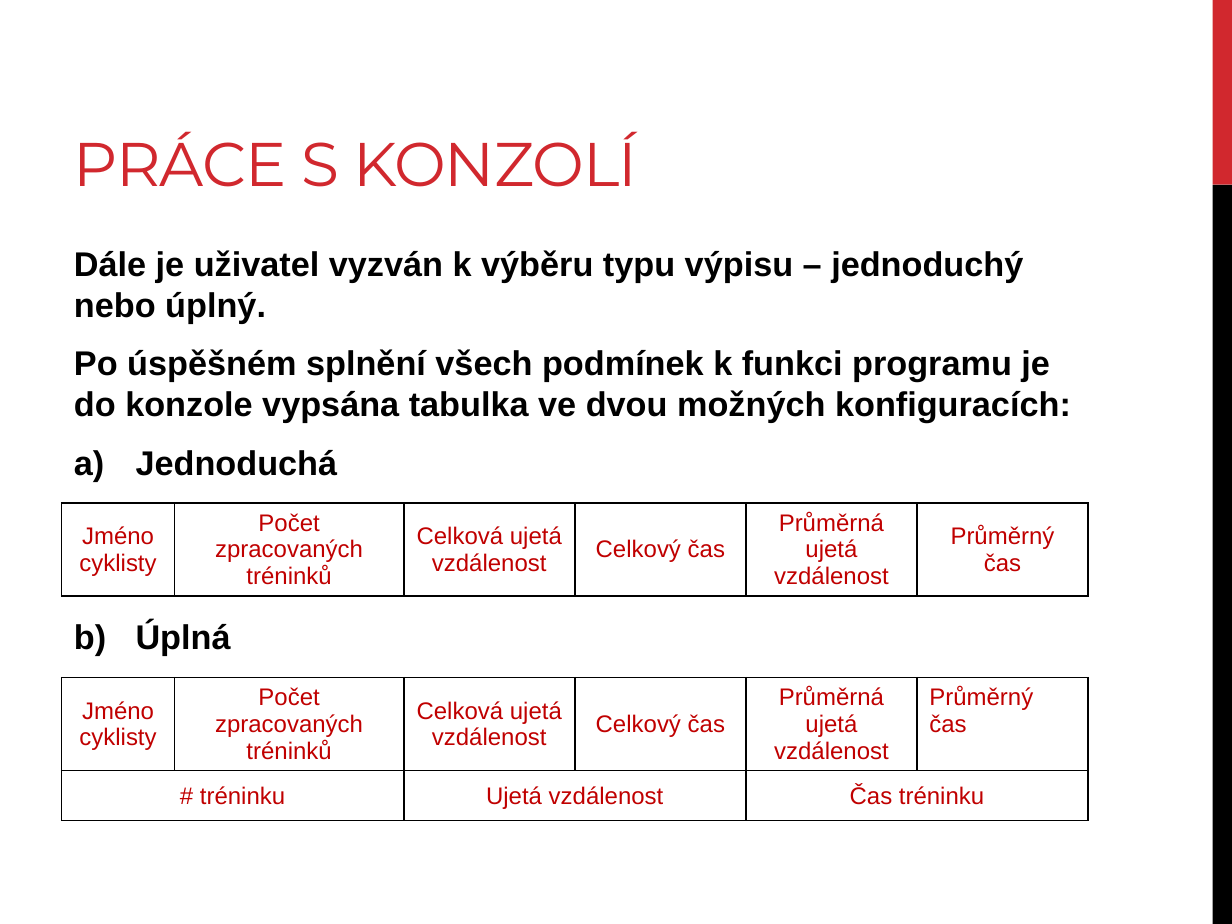
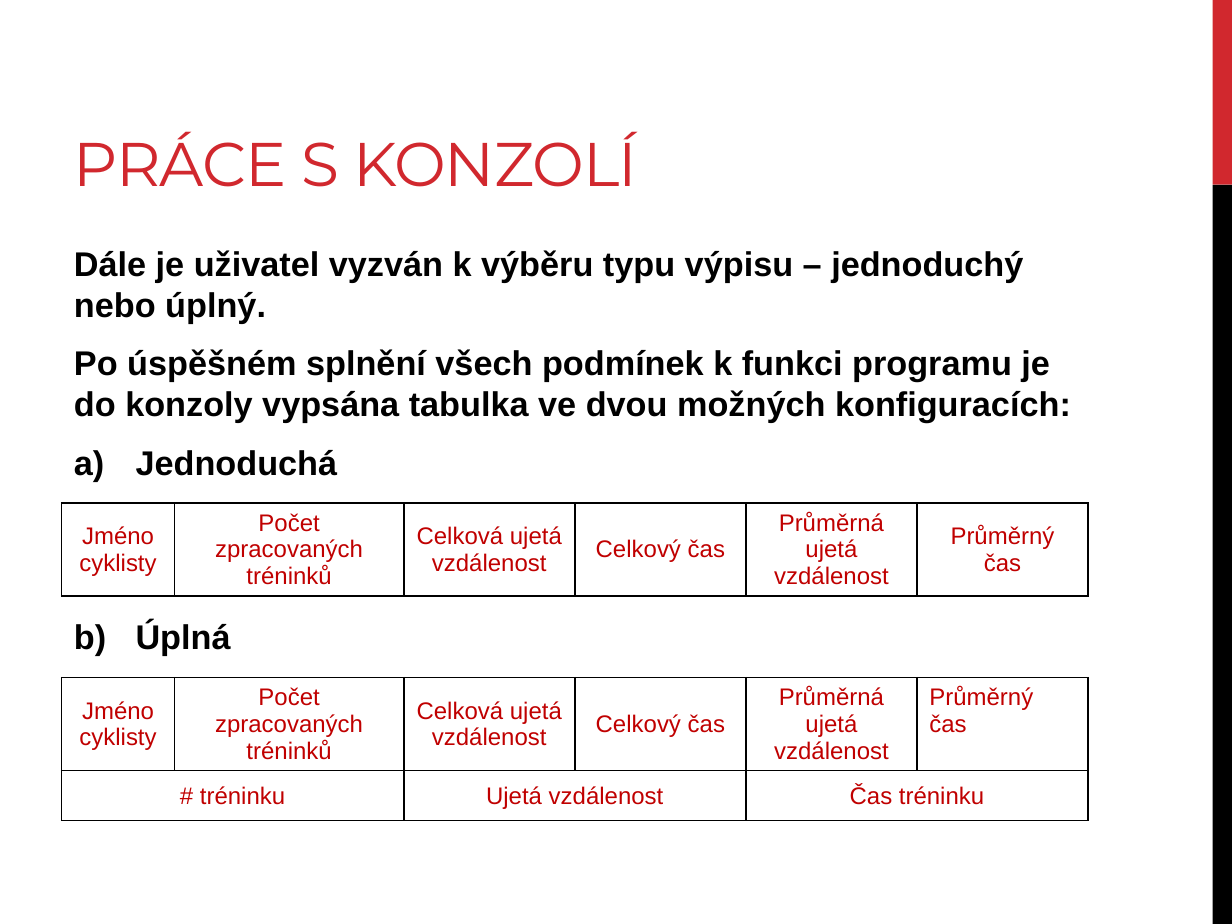
Before and after one commit to HafisCZ/VSB-SEMINARY-WORK, a slide deck: slide 6 of prezentace/Cyklisté.pptx. Drawn at 1232x924 pixels with LibreOffice and Linux fonts; fonts in the diff are those of the drawing. Boxes give left, top, right and bottom in pixels: in the first picture for what was removed or moved away, otherwise in the second. Text is boxed around its words. In the diff, an @@ line names an element or a change of style, - is before the commit and + after.

Commit message:
V03.B012.EX
- Fixed typos in documentations and presentation

```diff
--- a/prezentace/Cyklisté.pptx
+++ b/prezentace/Cyklisté.pptx
@@ text at (x1=74, y1=349, x2=1071, y2=423): text changed @@
-Po úspěšném splnění všech podmínek k funkci programu je do konzole vypsána tabulka ve dvou možných konfiguracích:
+Po úspěšném splnění všech podmínek k funkci programu je do konzoly vypsána tabulka ve dvou možných konfiguracích:
```
Also in this commit, not shown: 4 other slides changed, 5 other files.
